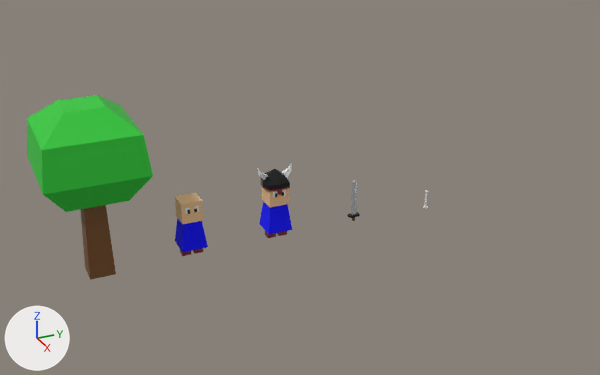
A saved change to the Blender file Assets/Meshes/Trees.blend.
Before and after are seen from a camera (50 mm lens) standing at (23.41, -3.63, 13.31) and looking at (-0.12, 6.96, 1.54). The lights are fixed; the arrows at lower left show +X, +Y and +Z.

Names of what the first picture shows: 'BasicUnit', 'EBasicUnit', 'Leaves', 'Trunk'.
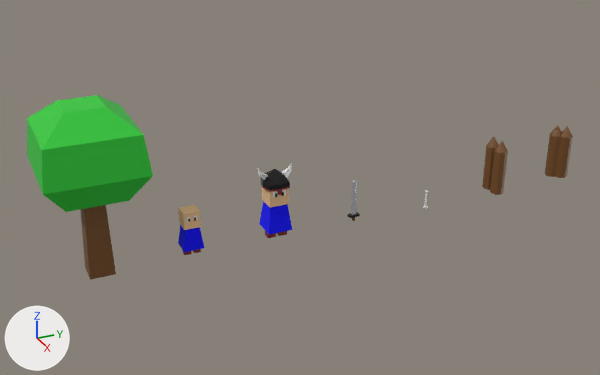
The change in detail:
Mesh me_cube_014 is new.
It has 48 vertices, 36 faces and spans x -0.5..0.25, y -0.25..0.5, z 0.0..2.1.
It uses material mat_trunk (brown #744a20).
Mesh me_cube_012 is new.
It has 48 vertices, 36 faces and spans x -0.5..0.5, y -0.25..0.25, z 0.0..2.1.
It uses material mat_trunk (brown #744a20).
Object 'BasicUnit' (ob_basicunit) is rescaled from (1.0, 1.0, 1.0) to (0.8, 0.8, 0.8).
Object 'WallCoin' (ob_wallcoin) is new; it shows me_cube_014.
Its location is (0.0, 18.0, 0.0).
Object 'Wall' (ob_wall) is new; it shows me_cube_012.
Its location is (0.0, 15.0, 0.0).

What differs and where, as boxes (x1, y1, x2, y2) in the pictures (600 x 375 px):
'BasicUnit', rescaled (21% narrower, 22% shorter): before (175, 192, 208, 256); after (178, 205, 204, 255)
'Wall', added (brown): after (482, 137, 508, 195)
'WallCoin', added (brown): after (545, 125, 573, 178)
